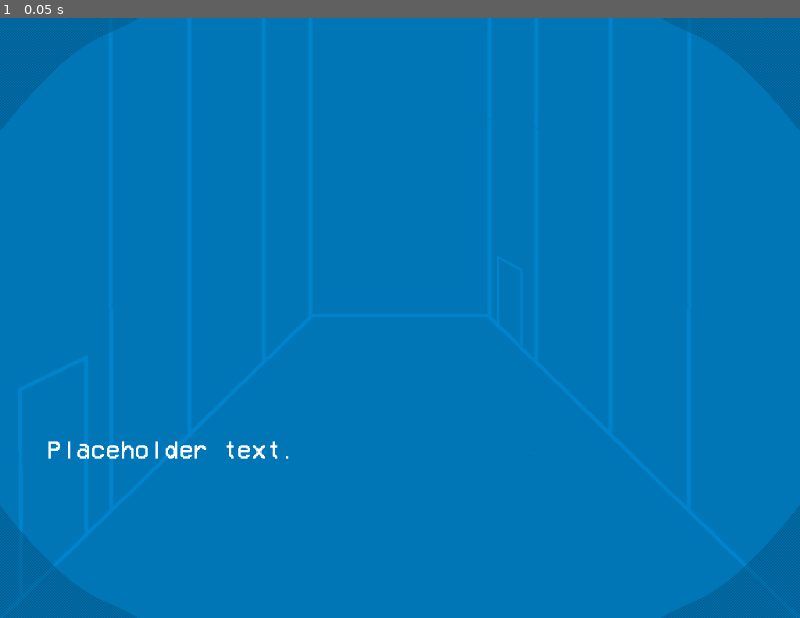
Above: before the commit, frame 1.
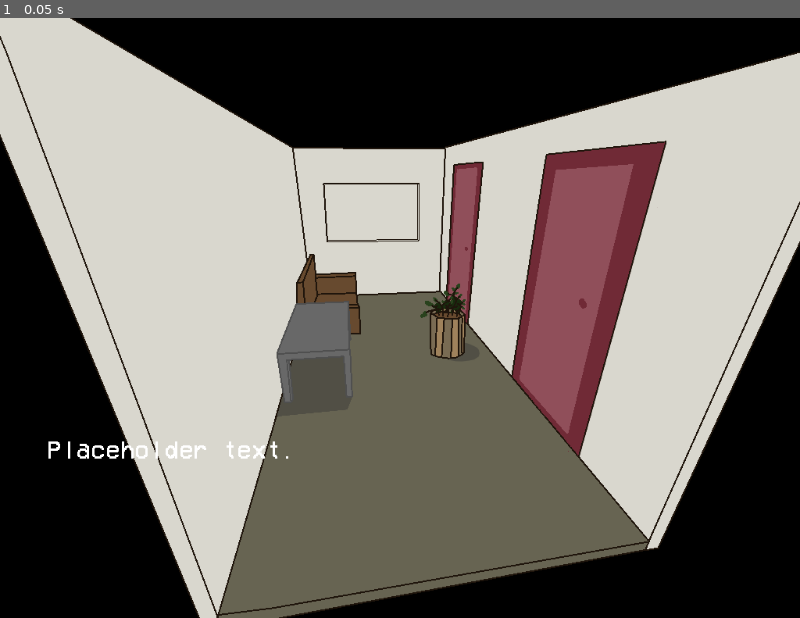
Above: after the commit, the same moment.

Repository: Pauisdev/fin-del-caso
Game: Godot game, scene res://scenes/main.tscn
Two runs of this game, one before a commit and one after it. Both use one fixed random seed, a clock stepped at 60 frames per second and the inputs below.
Inputs:
- Up to frame 1 (0.05 s): no input

The runs differ from the first frame. In frame 1, 100% of the frame differs, in the area x 0-100%, y 0-100%.

Commit message:
added living room ingame

Diff:
--- a/godot/project.godot
+++ b/godot/project.godot
@@ -19,6 +19,7 @@
 
 window/size/viewport_width=1024
 window/size/viewport_height=768
+window/size/mode=3
 window/stretch/mode="viewport"
 
 [input]
--- a/godot/scenes/main.tscn
+++ b/godot/scenes/main.tscn
@@ -1,17 +1,15 @@
 [gd_scene format=3 uid="uid://b4h6k6qk8nc88"]
 
+[ext_resource type="Texture2D" uid="uid://bixh5vq10w7tj" path="res://rooms/living-room-with-armory-closed.png" id="1_0wfyh"]
 [ext_resource type="PackedScene" uid="uid://dk4u2h30u1a2" path="res://scenes/ui.tscn" id="1_o5qli"]
-[ext_resource type="Texture2D" uid="uid://ck13825668h3p" path="res://rooms/main-room.png" id="2_0wfyh"]
-
-[sub_resource type="RectangleShape2D" id="RectangleShape2D_o5qli"]
-size = Vector2(50, 134)
 
 [node name="Main" type="Node2D" unique_id=1150763582]
 
 [node name="Room" type="TextureRect" parent="." unique_id=783987248]
+texture_filter = 1
 offset_right = 1024.0
 offset_bottom = 768.0
-texture = ExtResource("2_0wfyh")
+texture = ExtResource("1_0wfyh")
 
 [node name="DoorRight" type="Interactable" parent="." unique_id=2130773420]
 message = "Yes, it's a door.
@@ -19,17 +17,20 @@
 Quite sturdy too."
 position = Vector2(651, 358)
 
-[node name="CollisionShape2D" type="CollisionShape2D" parent="DoorRight" unique_id=1369255729]
-position = Vector2(-3, 1)
-shape = SubResource("RectangleShape2D_o5qli")
+[node name="CollisionPolygon2D" type="CollisionPolygon2D" parent="DoorRight" unique_id=1487828693]
+polygon = PackedVector2Array(48, -186, 202, -199, 90, 207, 3, 101)
 
 [node name="DoorLeft" type="Interactable" parent="." unique_id=1607860698]
 message = "This one seems to be open."
-leads_to = "LeftRoom"
 
 [node name="CollisionPolygon2D" type="CollisionPolygon2D" parent="DoorLeft" unique_id=1137318290]
-position = Vector2(74, 568)
-polygon = PackedVector2Array(48, -164, -70, -124, -61, 195, -5, 170, 39, 127, 61, 83)
+position = Vector2(538, 294)
+polygon = PackedVector2Array(82, -111, 41, -107, 34, 34, 67, 47)
+
+[node name="Plant" type="Interactable" parent="." unique_id=208833103]
+
+[node name="CollisionPolygon2D" type="CollisionPolygon2D" parent="Plant" unique_id=1062335290]
+polygon = PackedVector2Array(535, 374, 546, 347, 585, 335, 602, 342, 603, 421, 594, 438, 546, 436)
 
 [node name="Ui" parent="." unique_id=1007981375 instance=ExtResource("1_o5qli")]
 unique_name_in_owner = true
--- a/godot/scenes/ui.tscn
+++ b/godot/scenes/ui.tscn
@@ -27,6 +27,7 @@
 text = "Placeholder text."
 
 [node name="TVEffect" type="TextureRect" parent="." unique_id=2001847026]
+visible = false
 texture_filter = 1
 offset_right = 40.0
 offset_bottom = 40.0
Binary file added: godot/rooms/living-room-with-armory-closed.png
Not shown, added: godot/rooms/living-room-with-armory-closed.png.import
Binary file added: godot/rooms/living-room-with-armory-open.png
Not shown, added: godot/rooms/living-room-with-armory-open.png.import
